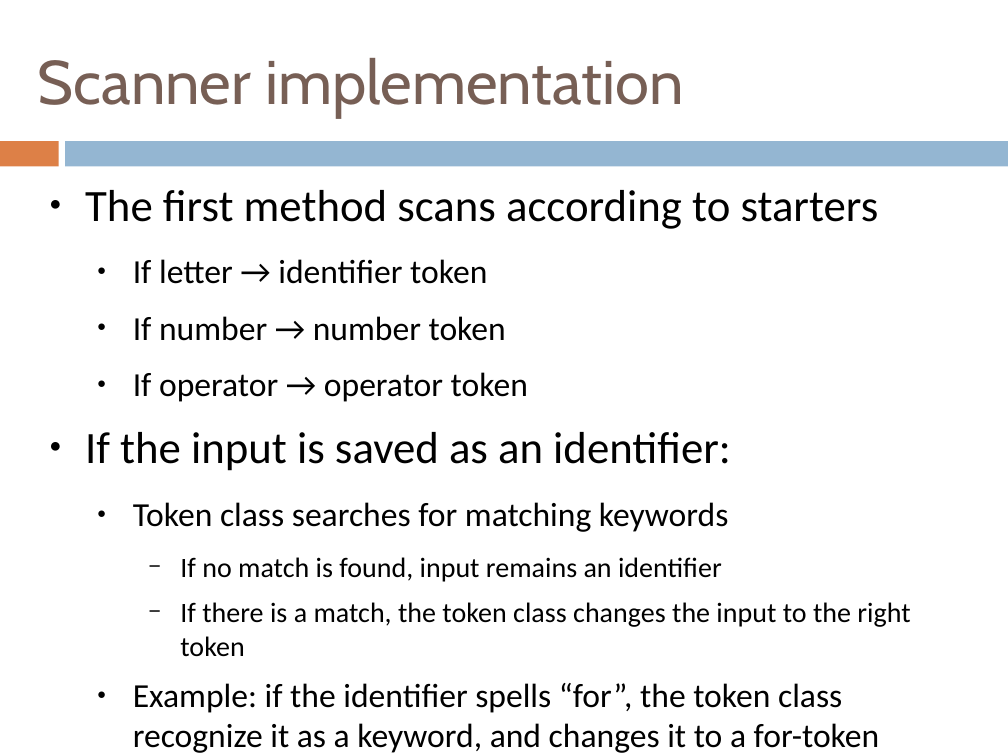
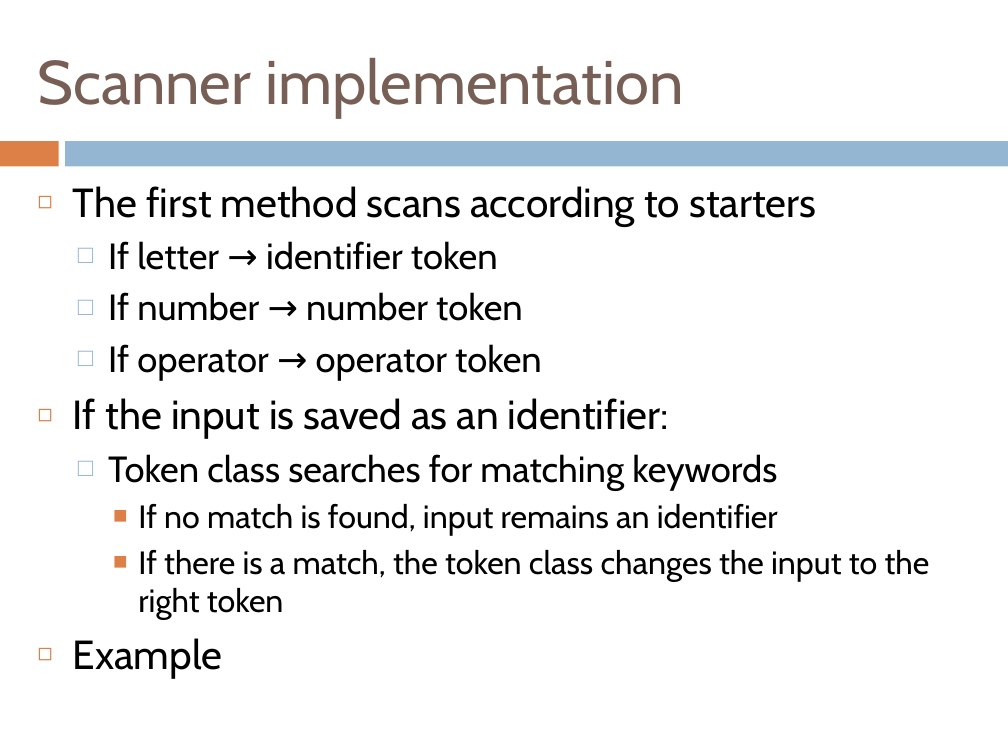
Before and after one commit to henrikklarup/sw402a, a slide deck: slide 15 of Project/præsentation/lasse.pptx. Drawn at 1008x756 pixels with LibreOffice and Linux fonts; fonts in the diff are those of the drawing. Boxes give left, top, right and bottom in pixels: in the first picture for what was removed or moved away, otherwise in the second. Text is boxed around its words. In the diff, an @@ line names an element or a change of style, - is before the commit and + after.

```diff
--- a/Project/præsentation/lasse.pptx
+++ b/Project/præsentation/lasse.pptx
@@ text at (73,186,930,620): size 32 to 29 pt in "The first method scans according to starters", "If the input is saved as an ..."; font Calibri to Cabin; size 24 to 26 pt in "If letter → identifier token", "If number → number token", "If operator → operator token", "Token class searches for matching keywords"; size 20 to 23 pt in "If no match is found, input remains ...", "If there is a match, the token ..."; bullet ● to ◻; less space between paragraphs; bullet ● to □; bullet − to ■ @@
@@ text at (73,638,223,678): text changed; size 24 to 29 pt; font Calibri to Cabin @@
-  ● Example: if the identifier spells “for”, the token class recognize it as a keyword, and changes it to a for-token
+◻ Example
```
Also in this commit, not shown: 22 other slides changed.
